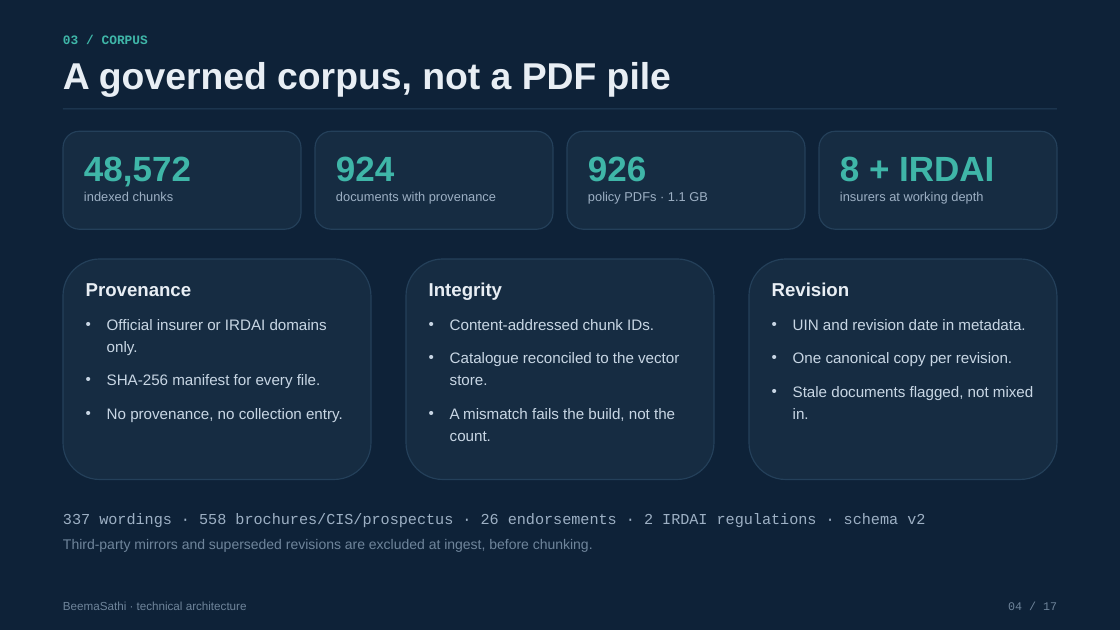
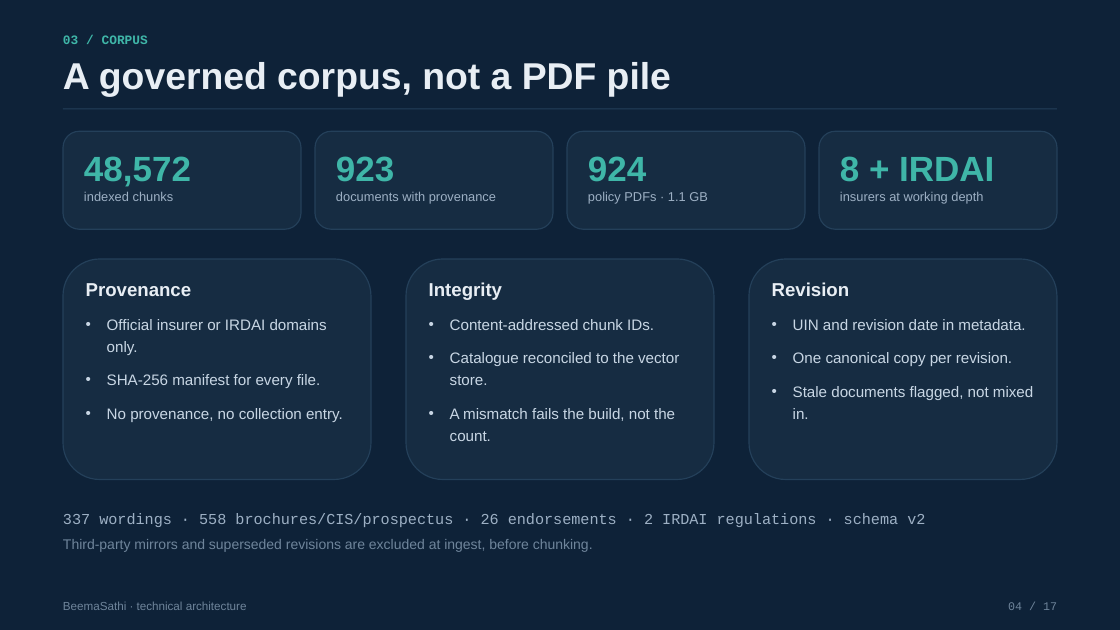
Before and after one commit to satishify/beemasathi, a slide deck: slide 4 of demo/BeemaSathi_Technical_Deck.pptx. Drawn at 1120x630 pixels with LibreOffice and Linux fonts; fonts in the diff are those of the drawing. Boxes give left, top, right and bottom in pixels: in the first picture for what was removed or moved away, otherwise in the second. Text is boxed around its words. In the diff, an @@ line names an element or a change of style, - is before the commit and + after.

```diff
--- a/demo/BeemaSathi_Technical_Deck.pptx
+++ b/demo/BeemaSathi_Technical_Deck.pptx
@@ text at [336,156,394,182]: text changed @@
-924
+923
@@ text at [588,156,646,182]: text changed @@
-926
+924
```
Also in this commit, not shown: 4 other slides changed, 4 other files.
